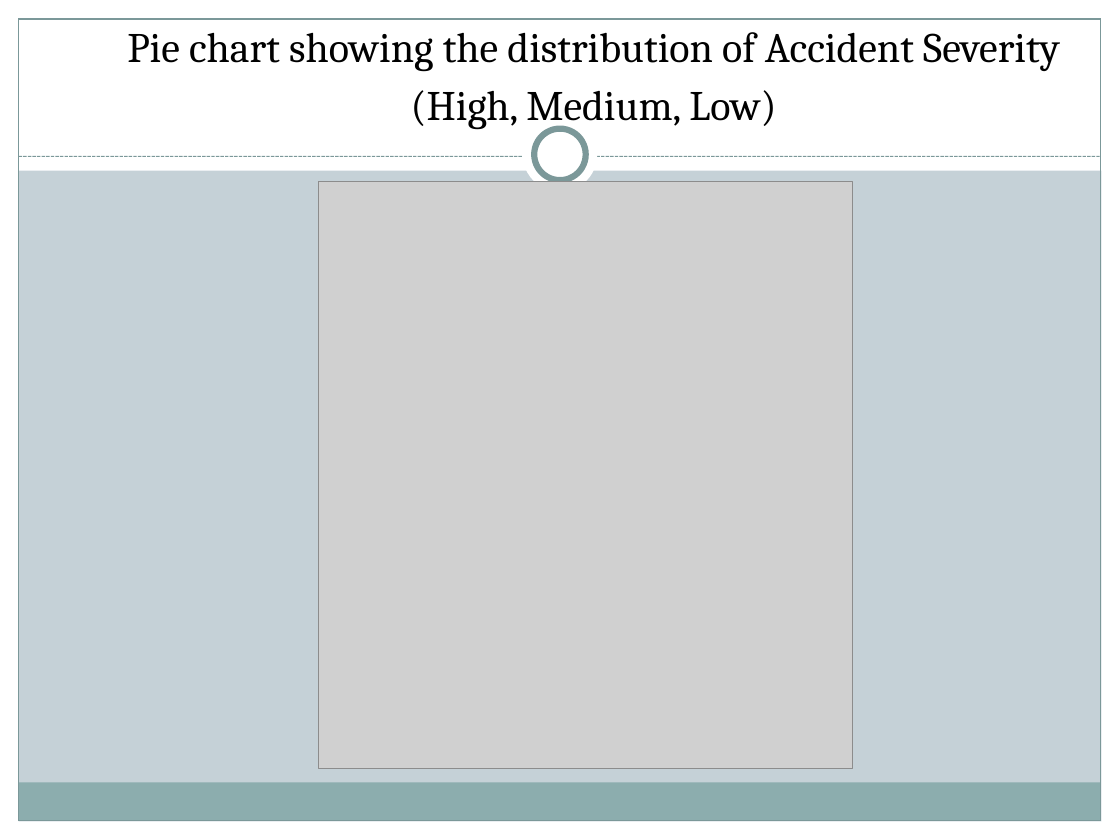
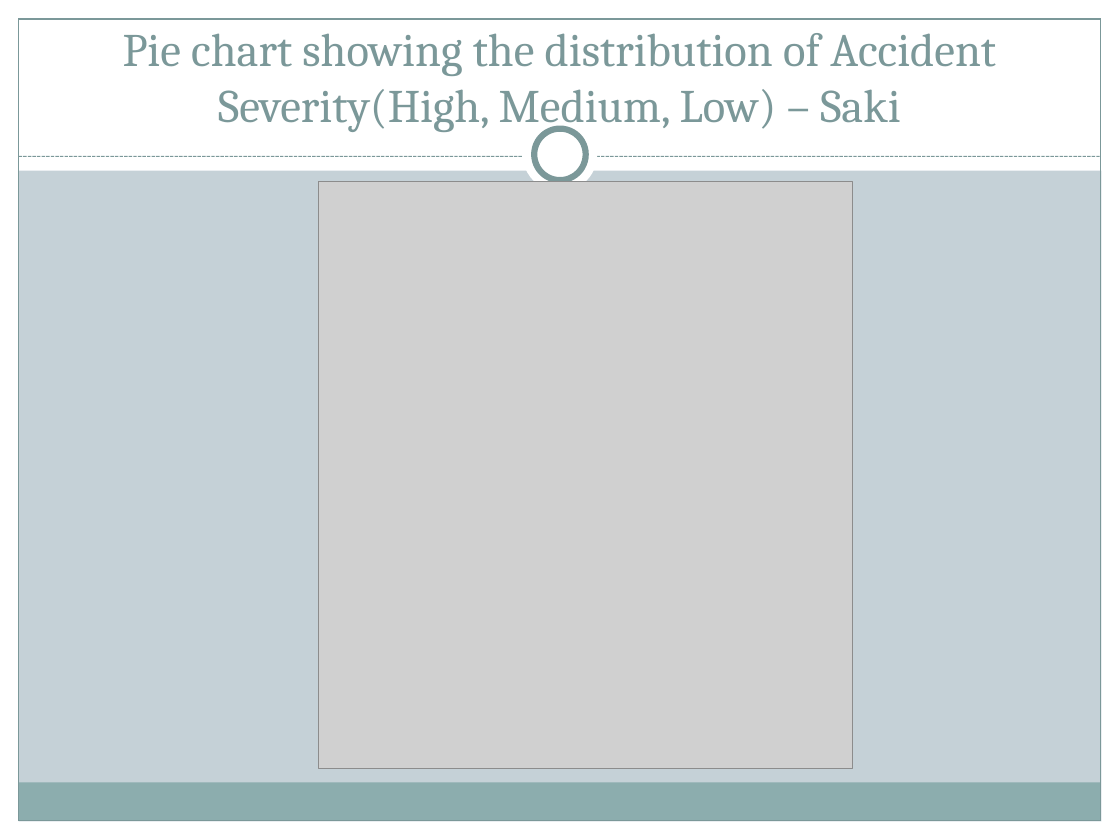
Before and after one commit to HabibR101/Project_1, a slide deck: slide 21 of Car Accidents Data Analysis.pptx. Drawn at 1120x840 pixels with LibreOffice and Linux fonts; fonts in the diff are those of the drawing; grey boxes stand for pictures. Boxes give left, top, right and bottom in pixels: in the first picture for what was removed or moved away, otherwise in the second. Text is boxed around its words. In the diff, an @@ line names an element or a change of style, - is before the commit and + after.

```diff
--- a/Car Accidents Data Analysis.pptx
+++ b/Car Accidents Data Analysis.pptx
@@ title "Pie chart showing the distribution ..." at <box>123,33,996,133</box>: vertical alignment top to bottom @@
@@ title at <box>123,33,996,133</box>: text changed; size 27 to 30 pt; text colour #000000 to #7C999A @@
-Pie chart showing the distribution of Accident Severity
-(High, Medium, Low)
+Pie chart showing the distribution of Accident Severity(High, Medium, Low) – Saki
```
Also in this commit, not shown: 6 other slides changed, 5 slides added.
